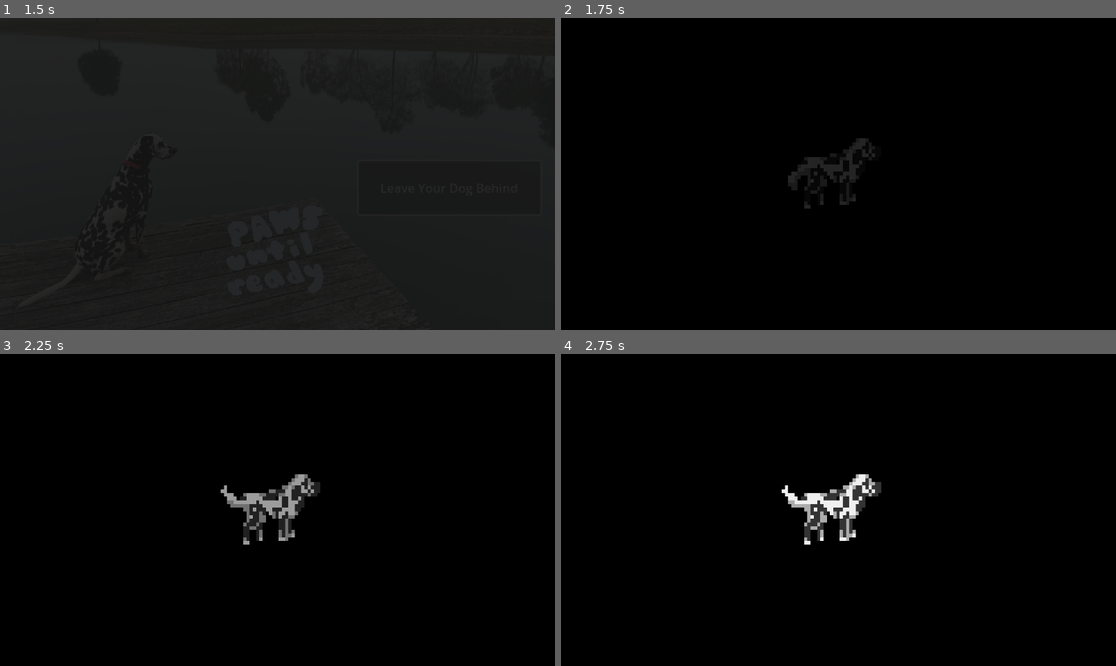
Above: before the commit, frames 1-4 (two rows, left to right).
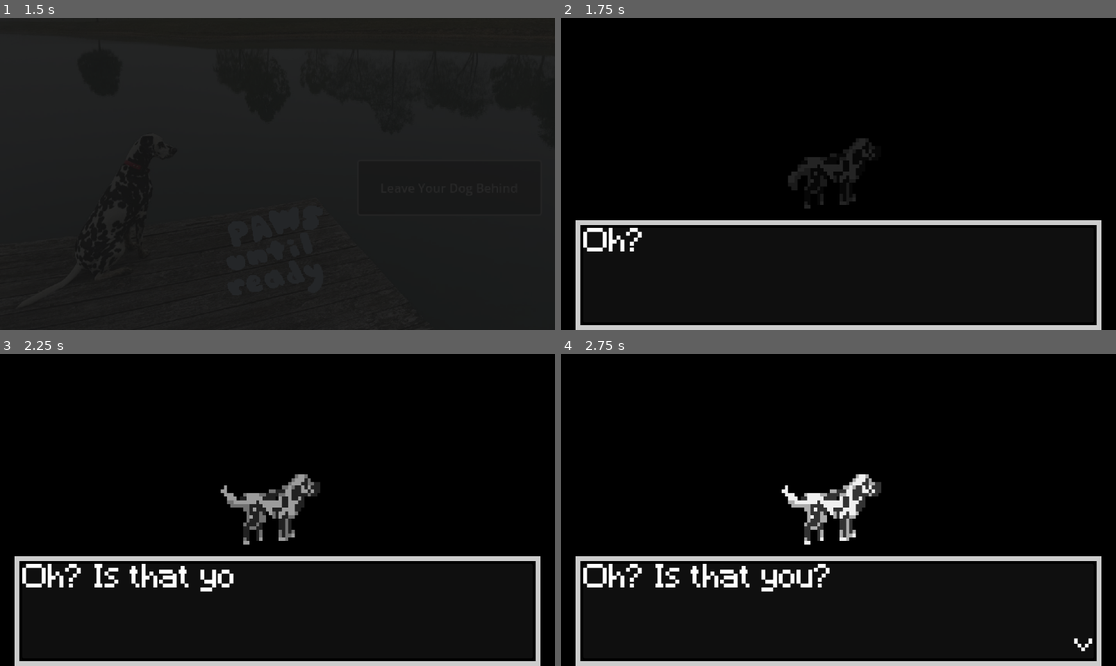
Above: after the commit, the same moments.

Repository: ecb7gr/paws_until_ready
Game: Godot game, scene res://homeScreen.tscn
The game is run twice, just before and just after one commit, with the same random seed, the same clock (stepped at 60 frames per second) and the same inputs.
Inputs:
- Up to frame 1 (1.5 s): click "Leave Your Dog Behind" at 0.5 s; click "Leave Your Dog Behind" at 1.25 s
- Up to frame 2 (1.75 s): no input
- Up to frame 3 (2.25 s): no input
- Up to frame 4 (2.75 s): no input

Frame 1 is identical in both runs. In frame 2, 3.9% of the frame differs, in the area x 2-98%, y 64-100%; in frame 3, 4.7%; in frame 4, 5.0%.

Commit message:
cutscene

Diff:
--- a/homeScreen.tscn
+++ b/homeScreen.tscn
@@ -1,6 +1,7 @@
-[gd_scene load_steps=5 format=3 uid="uid://p5727ydp25fw"]
+[gd_scene load_steps=6 format=3 uid="uid://p5727ydp25fw"]
 
 [ext_resource type="Texture2D" uid="uid://e4vr8p2e5rfw" path="res://ae035b19-dc08-498b-9568-0e61be78881a.JPG" id="1_vr55n"]
+[ext_resource type="Script" path="res://home_screen.gd" id="2_75sts"]
 [ext_resource type="Script" path="res://startButton.gd" id="2_x5qfi"]
 [ext_resource type="Texture2D" uid="uid://bkvsuq54pyqky" path="res://TitleAttempt.png" id="3_gipyf"]
 [ext_resource type="Texture2D" uid="uid://dhxj78ik6cu5x" path="res://blob1.png" id="4_blj02"]
@@ -17,6 +18,7 @@
 offset_bottom = 979.888
 scale = Vector2(0.8, 0.8)
 texture = ExtResource("1_vr55n")
+script = ExtResource("2_75sts")
 
 [node name="Button" type="Button" parent="."]
 layout_mode = 0
--- /dev/null
+++ b/home_screen.gd
@@ -0,0 +1,12 @@
+extends TextureRect
+
+
+# Called when the node enters the scene tree for the first time.
+func _ready() -> void:
+	TextBox.hide_textbox()
+	pass # Replace with function body.
+
+
+# Called every frame. 'delta' is the elapsed time since the previous frame.
+func _process(delta: float) -> void:
+	pass
--- /dev/null
+++ b/intro_cut_scene.gd
@@ -0,0 +1,19 @@
+extends Node
+
+# Called when the node enters the scene tree for the first time.
+func _ready() -> void:
+	TextBox.queue_text("Oh? Is that you?")
+	TextBox.queue_text("You probably don't know\nwhat's going on.")
+	TextBox.queue_text("Try not to be scared. I put in\na good word for you.")
+	TextBox.queue_text("You've been the best friend I\ncould ever ask for.")
+	TextBox.queue_text("I told them that you were kind.")
+	TextBox.queue_text("That you held more love and\ncompassion than anyone.")
+	TextBox.show_textbox()
+	TextBox.display_text()
+
+	pass # Replace with function body.
+
+
+# Called every frame. 'delta' is the elapsed time since the previous frame.
+func _process(delta: float) -> void:
+	pass
--- a/intro_cut_scene.tscn
+++ b/intro_cut_scene.tscn
@@ -1,5 +1,6 @@
-[gd_scene load_steps=11 format=3 uid="uid://c0cn8iv6fu8mm"]
+[gd_scene load_steps=12 format=3 uid="uid://c0cn8iv6fu8mm"]
 
+[ext_resource type="Script" path="res://intro_cut_scene.gd" id="1_6u216"]
 [ext_resource type="Texture2D" uid="uid://dmekp3idv4v1f" path="res://WinterBonnie.png" id="1_k5jjt"]
 
 [sub_resource type="AtlasTexture" id="AtlasTexture_b662r"]
@@ -67,6 +68,7 @@
 }]
 
 [node name="IntroCutScene" type="Node"]
+script = ExtResource("1_6u216")
 
 [node name="AnimatedSprite2D" type="AnimatedSprite2D" parent="."]
 visibility_layer = 3
--- a/project.godot
+++ b/project.godot
@@ -18,6 +18,7 @@
 [autoload]
 
 Transition="*res://transition.tscn"
+TextBox="*res://text_box.tscn"
 
 [editor]
 
--- a/text_box.gd
+++ b/text_box.gd
@@ -11,9 +11,7 @@
 var current_state = State.READY
 # Called when the node enters the scene tree for the first time.
 func _ready() -> void:
-	queue_text("hello")
-	queue_text("goodbye")
-	display_text()
+
 	pass # Replace with function body.
 
 
--- a/text_box.tscn
+++ b/text_box.tscn
@@ -42,19 +42,20 @@
 layout_mode = 2
 
 [node name="Label" type="Label" parent="TextboxContainer/MarginContainer/HBoxContainer"]
-custom_minimum_size = Vector2(100, 100)
+clip_contents = true
+custom_minimum_size = Vector2(98.88, 100)
 layout_mode = 2
 size_flags_horizontal = 3
 size_flags_vertical = 1
 theme_override_fonts/font = ExtResource("2_ha66t")
 theme_override_font_sizes/font_size = 65
 text = "Friend, I know you don't know where you are. I told them you're a good friend, and they said you'd be going somewhere very happy."
-autowrap_mode = 2
+autowrap_mode = 3
 clip_text = true
 
 [node name="Label2" type="Label" parent="TextboxContainer/MarginContainer/HBoxContainer"]
-clip_contents = true
-custom_minimum_size = Vector2(-0.06, -5.52)
+z_index = 1
+custom_minimum_size = Vector2(41, 60)
 layout_direction = 2
 layout_mode = 2
 size_flags_horizontal = 8
@@ -63,4 +64,4 @@
 theme_override_font_sizes/font_size = 60
 text = "v"
 horizontal_alignment = 2
-justification_flags = 128
+justification_flags = 0
